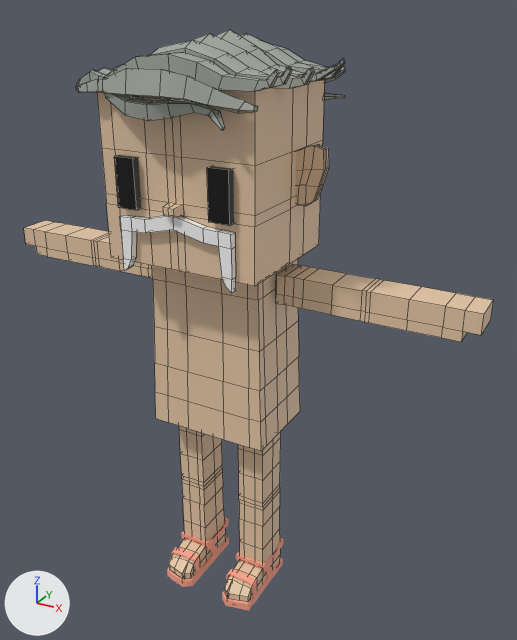
The FBX model mustachiorascals/fbx/c2e9616c-79bc-40e0-a531-f8cbe1d7529f.fbx: old version first, new version second.
The view is the same before and after, from a camera (50 mm lens) standing at (0.0174, -0.0272, 0.0302) and looking at (0.0015, 0.0018, 0.0157). The axes (+X, +Y, +Z) are drawn at lower left. The lights are the same throughout. Mesh edges are drawn as thin lines on the coarser meshes. Where no turn or scale is listed for an object, it has been applied to the vertices.

The first picture shows 'e_3', 'f_sandals', 'h_sidepart', 'm_sanchez', 'mustachio_arms', 'mustachio_body', 'mustachio_eyes', 'mustachio_head', 'mustachio_legs'.
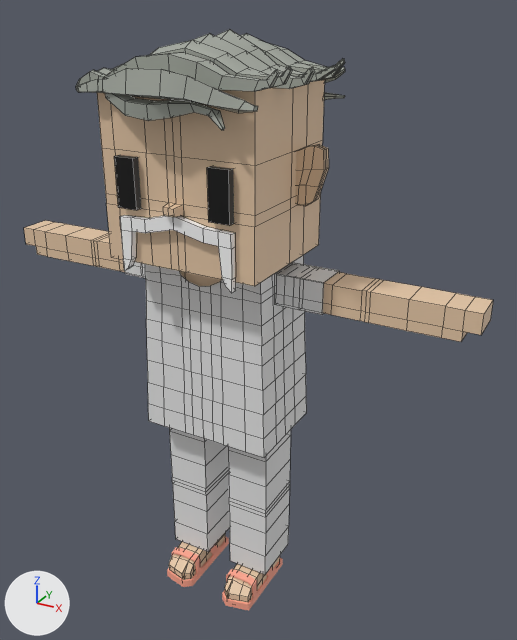
Changed parts and their boxes [x1, y1, x2, y2] in the pictures (517 x 640 px):
'c_shirt_1', added: after [145, 255, 307, 457]
'c_pants', added: after [169, 428, 291, 575]
'c_shirt_2', added: after [125, 262, 340, 315]
'mustachio_body', unchanged, covered by the edit: before [152, 259, 300, 451]; after [180, 271, 221, 287]
'mustachio_legs', unchanged, covered by the edit: before [169, 426, 281, 603]; after [169, 533, 280, 603]

Edits to the bpy script that builds the scene:
```text
Add mat_upper_garment_1:
    mat_upper_garment_1 = principled_material('upper_garment_1')
    mat_upper_garment_1.base_color = (0.8, 0.8, 0.8)  # white #e7e7e7
Add mat_lower_garment:
    mat_lower_garment = principled_material('lower_garment')
    mat_lower_garment.base_color = (0.8, 0.8, 0.8)  # white #e7e7e7
Add me_mesh_011:
    me_mesh_011.from_pydata(...)  # 24 vertices, 18 faces; spans x -0.00561..0.00561, y 0.00027..0.00209, z 0.01737..0.01893
    me_mesh_011.materials.append(mat_upper_garment_1)  # white #e7e7e7
Add me_mesh_010:
    me_mesh_010.from_pydata(...)  # 230 vertices, 212 faces; spans x -0.00349..0.00349, y -0.0013..0.00353, z 0.00994..0.01894
    me_mesh_010.materials.append(mat_upper_garment_1)  # white #e7e7e7
Add me_mesh_004_1:
    me_mesh_004_1.from_pydata(...)  # 72 vertices, 64 faces; spans x -0.003..0.003, y -0.00018..0.00265, z 0.00139..0.01069
    me_mesh_004_1.materials.append(mat_lower_garment)  # white #e7e7e7
Add ob_c_shirt_2:
    ob_c_shirt_2 = bpy.data.objects.new('c_shirt_2', me_mesh_011)
    ob_c_shirt_2.location = (0.0, 0.0, 0.0)
Add ob_c_shirt_1:
    ob_c_shirt_1 = bpy.data.objects.new('c_shirt_1', me_mesh_010)
    ob_c_shirt_1.location = (0.0, 0.0, 0.0)
Add ob_c_pants:
    ob_c_pants = bpy.data.objects.new('c_pants', me_mesh_004_1)
    ob_c_pants.location = (0.0, 0.0, 0.0)
```
